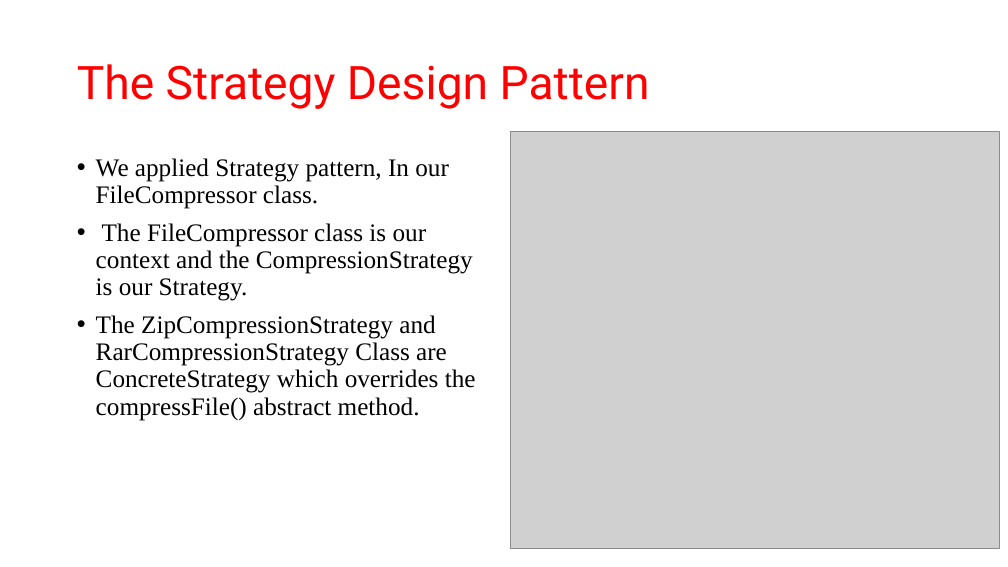
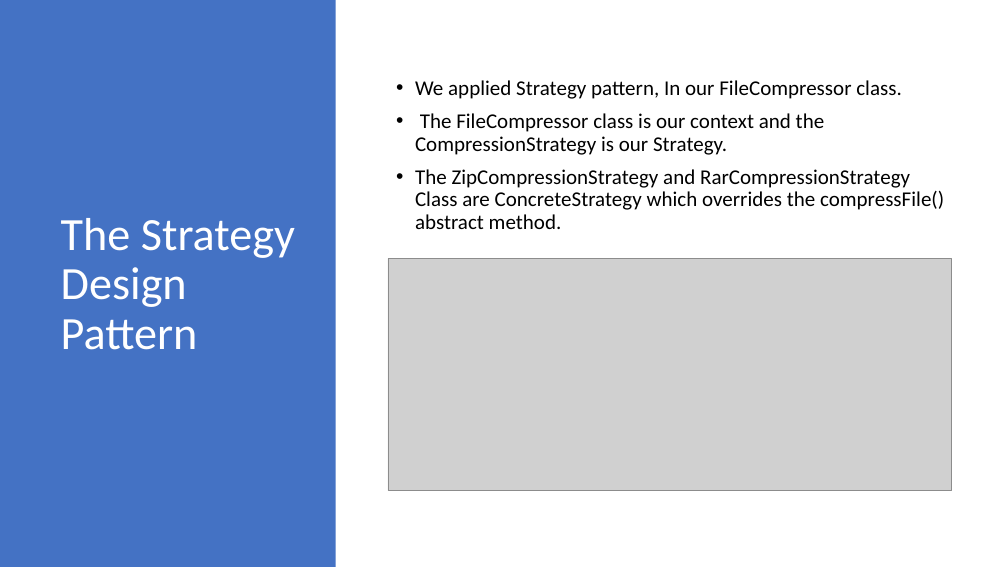
Before and after one commit to asdprojectlibrary/FrameworkLibraryProject, a slide deck: slide 11 of New Microsoft PowerPoint Presentation1.pptx. Drawn at 1008x567 pixels with LibreOffice and Linux fonts; fonts in the diff are those of the drawing; grey boxes stand for pictures. Boxes give left, top, right and bottom in pixels: in the first picture for what was removed or moved away, otherwise in the second. Text is boxed around its words. In the diff, an @@ line names an element or a change of style, - is before the commit and + after.

```diff
--- a/New Microsoft PowerPoint Presentation1.pptx
+++ b/New Microsoft PowerPoint Presentation1.pptx
@@ rectangle added at (x1=0, y1=0, x2=336, y2=567), fill #4472C4 @@
@@ title "The Strategy Design Pattern" moved from (x1=77, y1=64, x2=650, y2=109) to (x1=61, y1=218, x2=295, y2=350) @@
@@ title "The Strategy Design Pattern" at (x1=61, y1=218, x2=295, y2=350): font Roboto to Calibri, text colour #FF0000 to #FFFFFF @@
@@ text "We applied Strategy pattern, In ..." moved from (x1=96, y1=158, x2=476, y2=421) to (x1=415, y1=80, x2=944, y2=229) @@
@@ text "We applied Strategy pattern, In ..." at (x1=415, y1=80, x2=944, y2=229): size 24 to 20 pt, font Times New Roman to Calibri; vertical alignment top to middle @@
@@ picture removed at (x1=510, y1=132, x2=1000, y2=548) @@
@@ picture added at (x1=388, y1=259, x2=952, y2=491) @@
```
Also in this commit, not shown: 5 other slides changed, 2 slides added, 2 slides removed.
